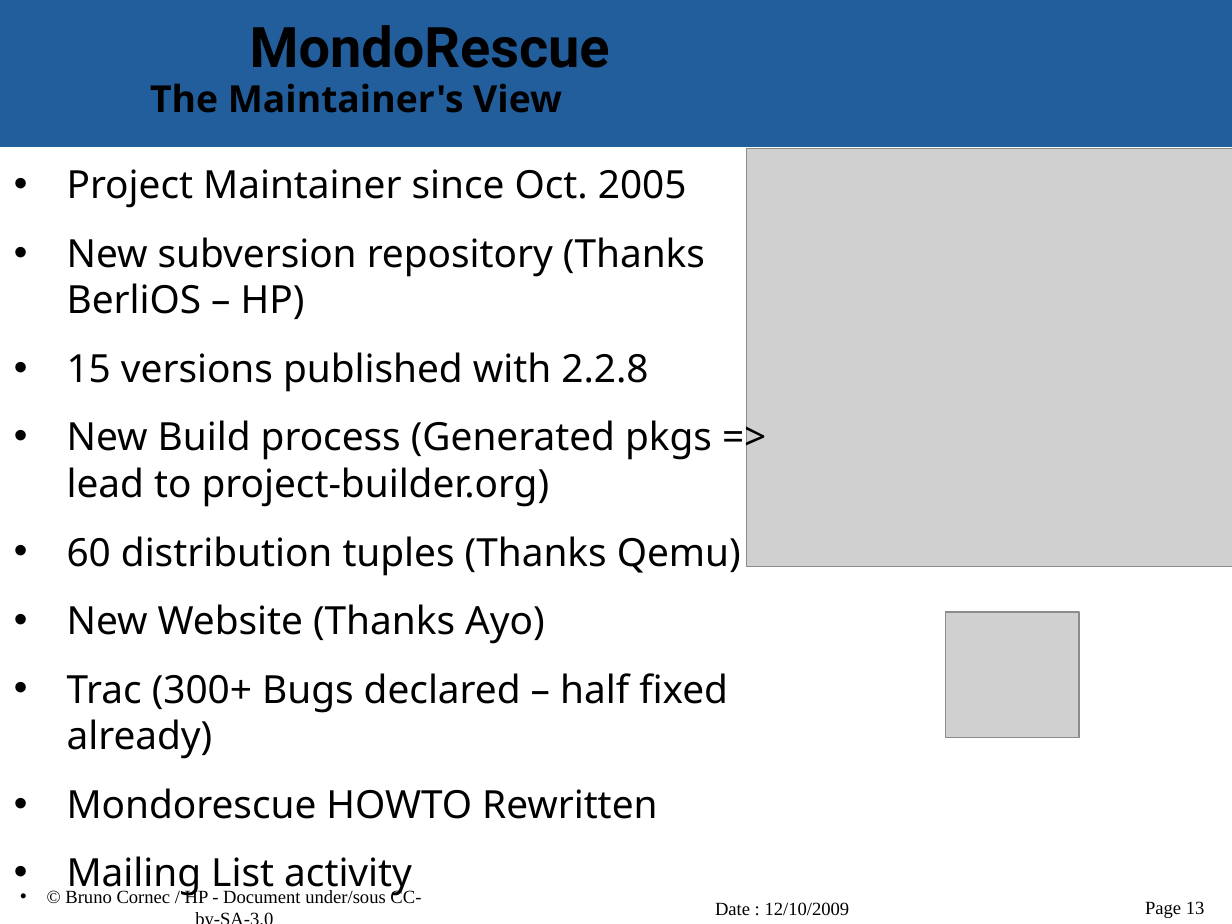
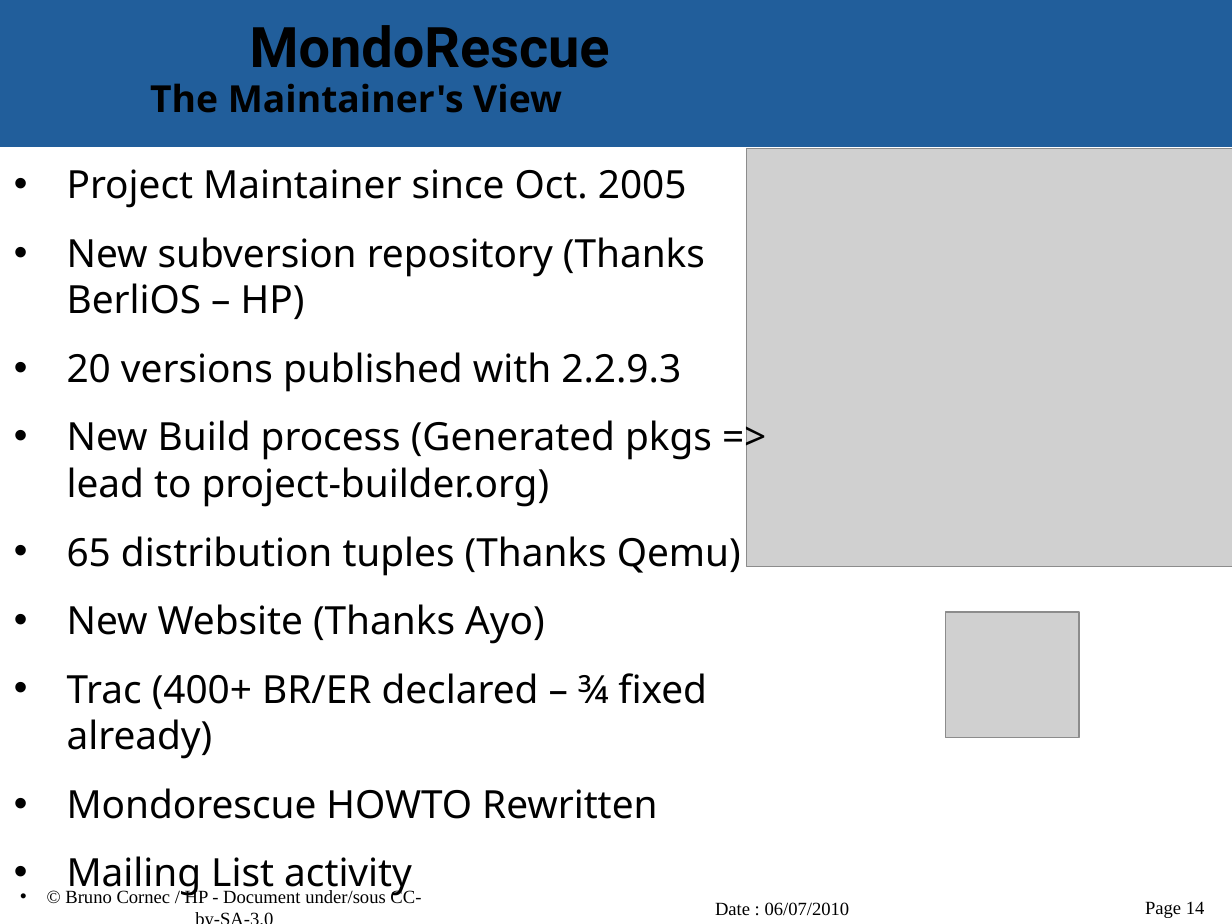
Before and after one commit to vir/mondo-rescue, a slide deck: slide 14 of mondo-doc/mondo-presentation.odp (slide 13 before the commit). Drawn at 1232x924 pixels with LibreOffice and Linux fonts; fonts in the diff are those of the drawing; grey boxes stand for pictures; background and template pictures are left out. Boxes give left, top, right and bottom in pixels: in the first picture for what was removed or moved away, otherwise in the second. Text is boxed around its words. In the diff, an @@ line names an element or a change of style, - is before the commit and + after.

```diff
--- a/mondo-doc/mondo-presentation.odp
+++ b/mondo-doc/mondo-presentation.odp
@@ text at box(67, 352, 681, 392): text changed @@
-• 15 versions published with 2.2.8
+• 20 versions published with 2.2.9.3
@@ text at box(67, 536, 741, 576): text changed @@
-• 60 distribution tuples (Thanks Qemu)
+• 65 distribution tuples (Thanks Qemu)
@@ text at box(67, 673, 707, 759): text changed @@
-• Trac (300+ Bugs declared – half fixed already)
+• Trac (400+ BR/ER declared – ¾ fixed already)
@@ text at box(715, 902, 850, 916): text changed @@
-Date : 12/10/2009
+Date : 06/07/2010
@@ page number at box(1145, 901, 1205, 918): text changed @@
-Page 13
+Page 14
```
Also in this commit, not shown: 21 other slides changed, 2 slides added.
